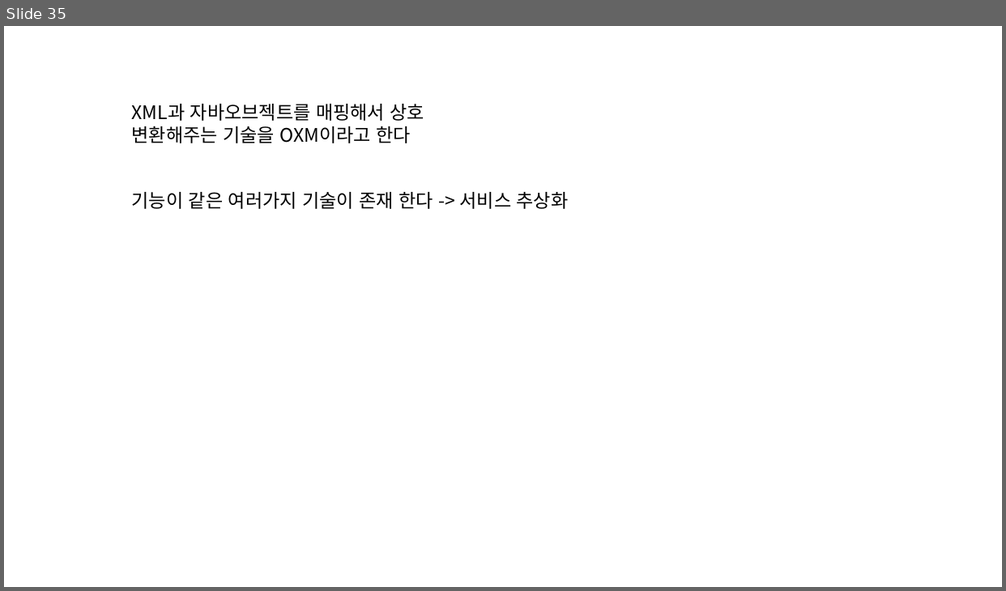
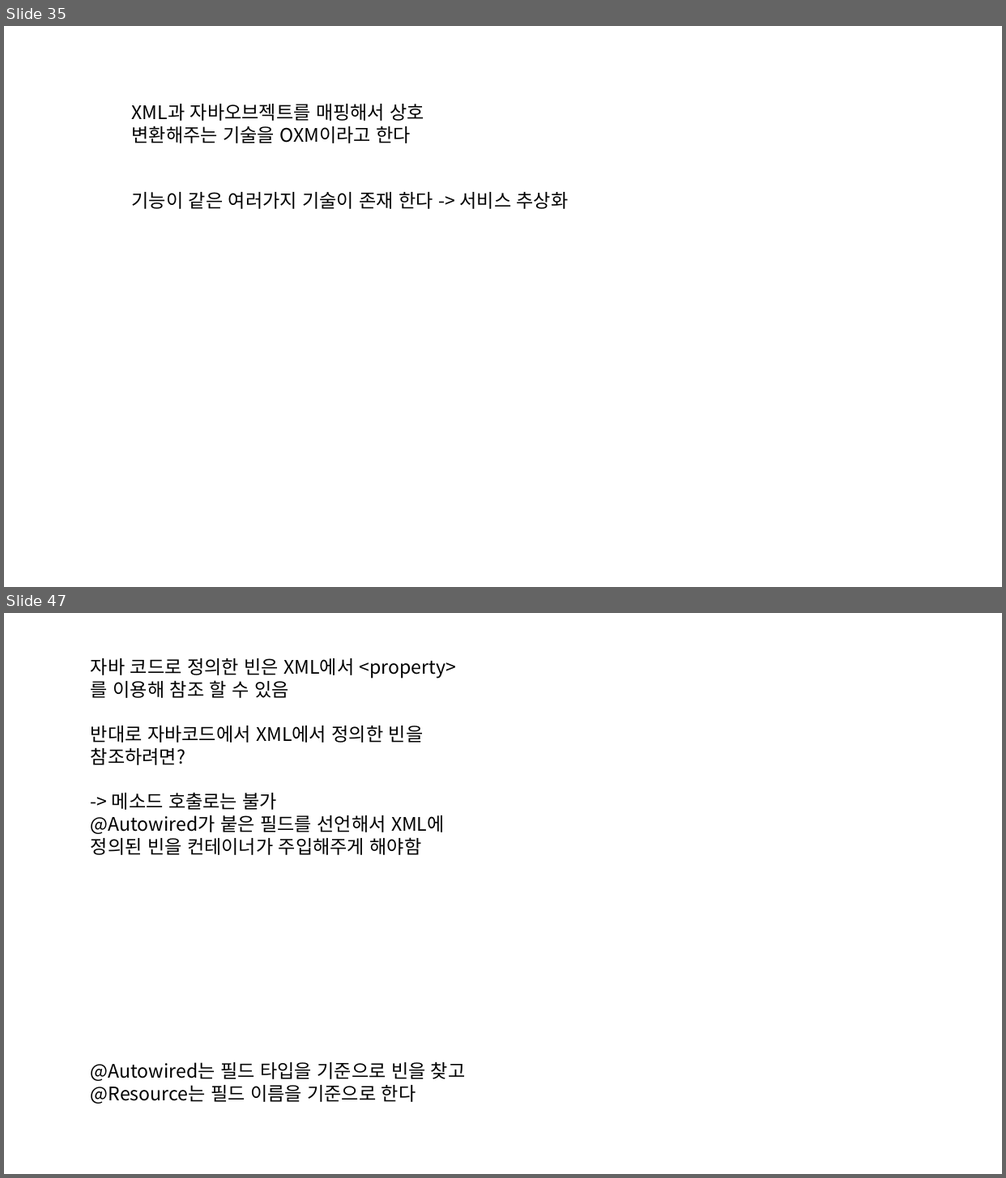
Before and after one commit to eongss/testproject, a slide deck: 프레젠테이션1.pptx. Shown one above the other, each under a label of ours: slide 35 before the commit, slides 35 and 47 after it; the slides between them are not shown. The pictures are 1006x591 and 1006x1178 pixels, drawn with LibreOffice and Linux fonts; fonts in the diff are those of the drawing. Boxes give left, top, right and bottom in pixels: in the first picture for what was removed or moved away, otherwise in the second. Text is boxed around its words. In the diff, an @@ line names an element or a change of style, - is before the commit and + after.

```diff
--- a/프레젠테이션1.pptx
+++ b/프레젠테이션1.pptx
@@ slide 47 added at (4, 613, 1002, 1174), background #FFFFFF @@
@@ text added at (91, 658, 456, 855), 18 pt, text #000000 @@
+자바 코드로 정의한 빈은 XML에서 <property>를 이용해 참조 할 수 있음
+반대로 자바코드에서 XML에서 정의한 빈을 참조하려면?
+-> 메소드 호출로는 불가
+@Autowired가 붙은 필드를 선언해서 XML에 정의된 빈을 컨테이너가 주입해주게 해야함
@@ text added at (91, 1062, 465, 1104), 18 pt, text #000000 @@
+@Autowired는 필드 타입을 기준으로 빈을 찾고 @Resource는 필드 이름을 기준으로 한다
```
Also in this commit, not shown: 17 other slides added, 2 slides removed, 1 other file.
